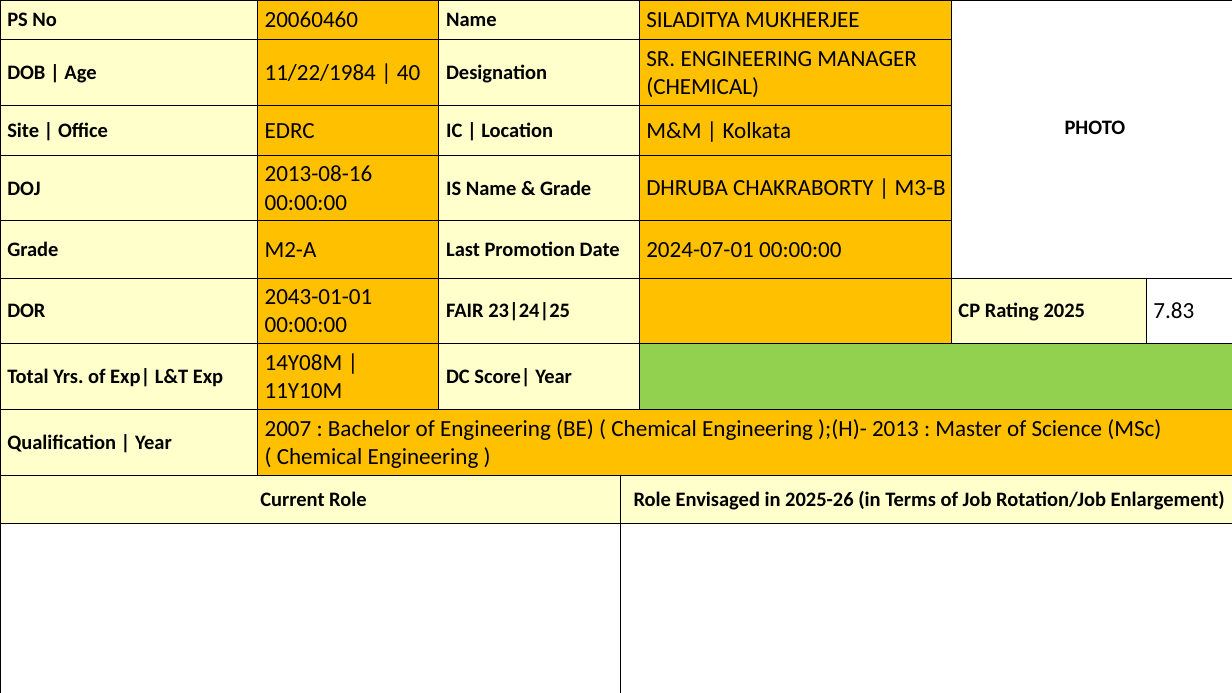
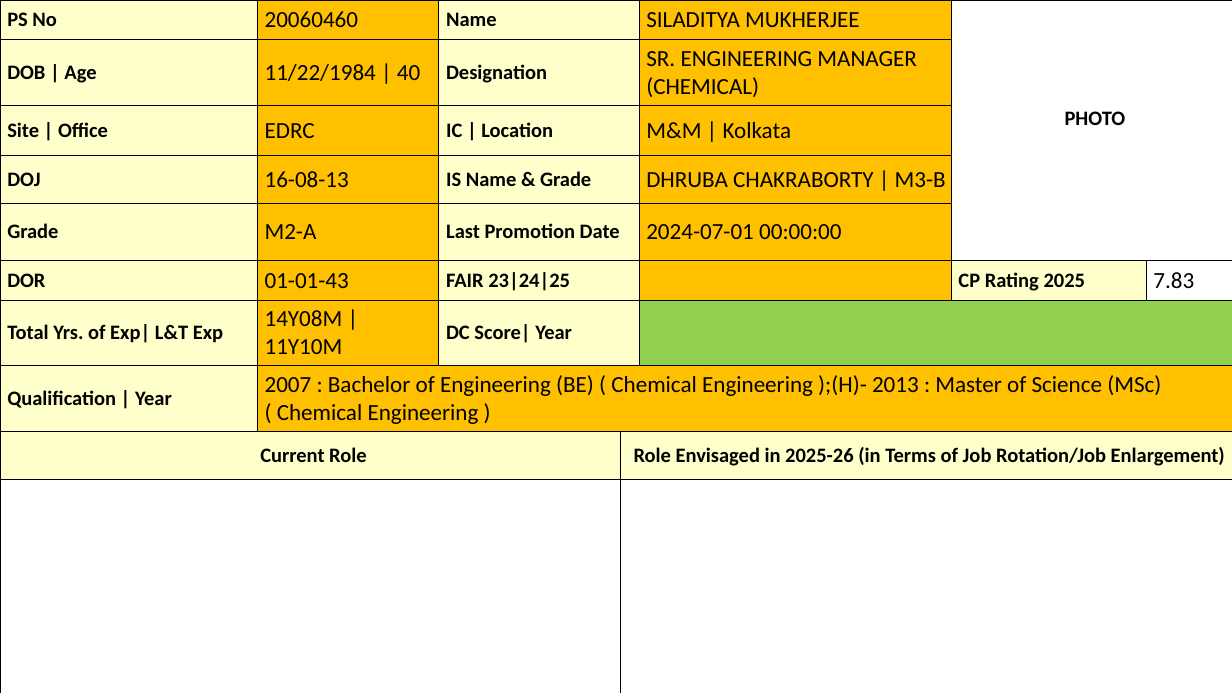
Before and after one commit to AJITKUMAR130012/ST_Chacha, a slide deck: slide 104 of Filled_Role.pptx. Drawn at 1232x693 pixels with LibreOffice and Linux fonts; fonts in the diff are those of the drawing. Boxes give left, top, right and bottom in pixels: in the first picture for what was removed or moved away, otherwise in the second. Text is boxed around its words. In the diff, an @@ line names an element or a change of style, - is before the commit and + after.

```diff
--- a/Filled_Role.pptx
+++ b/Filled_Role.pptx
@@ table at [0,0,1231,636] @@
-row 4, column 2: 2013-08-16 00:00:00
+row 4, column 2: 16-08-13
-row 6, column 2: 2043-01-01 00:00:00
+row 6, column 2: 01-01-43
```
Also in this commit, not shown: 136 other slides changed, 1 other file.
